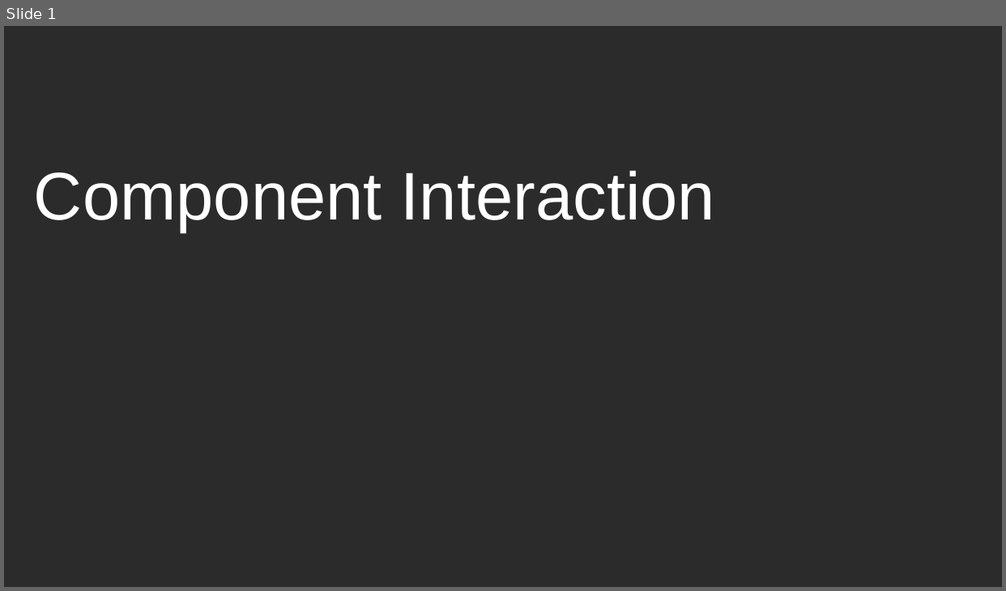
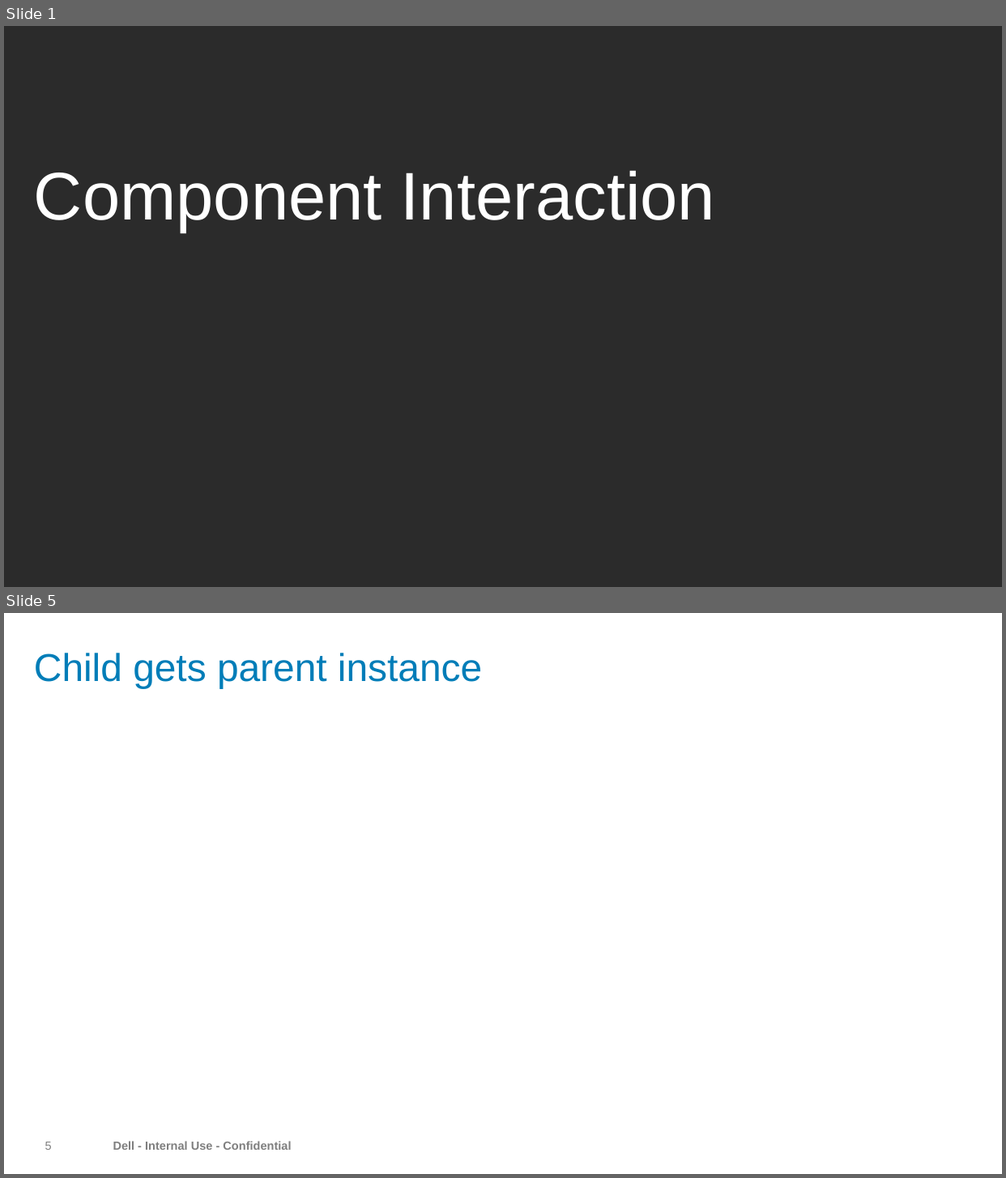
Before and after one commit to iuin/angular-example, a slide deck: Component Interaction.pptx. Shown one above the other, each under a label of ours: slide 1 before the commit, slides 1 and 5 after it; the slides between them are not shown. The pictures are 1006x591 and 1006x1178 pixels, drawn with LibreOffice and Linux fonts; fonts in the diff are those of the drawing; background and template pictures are left out; a plain dark background stands for a picture behind light text. Boxes give left, top, right and bottom in pixels: in the first picture for what was removed or moved away, otherwise in the second. Text is boxed around its words. In the diff, an @@ line names an element or a change of style, - is before the commit and + after.

```diff
--- a/Component Interaction.pptx
+++ b/Component Interaction.pptx
@@ slide 5 added at box(4, 613, 1002, 1174), background #FFFFFF @@
@@ title added at box(34, 653, 482, 688), 28 pt, text #007DB8 @@
+Child gets parent instance
@@ page number added at box(45, 1142, 52, 1150), 8.5 pt, text #808080 @@
+5
@@ text added at box(113, 1141, 291, 1150), 8.5 pt, text #7F7F7F, bold @@
+Dell - Internal Use - Confidential
```
Also in this commit, not shown: 8 other slides added, 1 slide removed.
